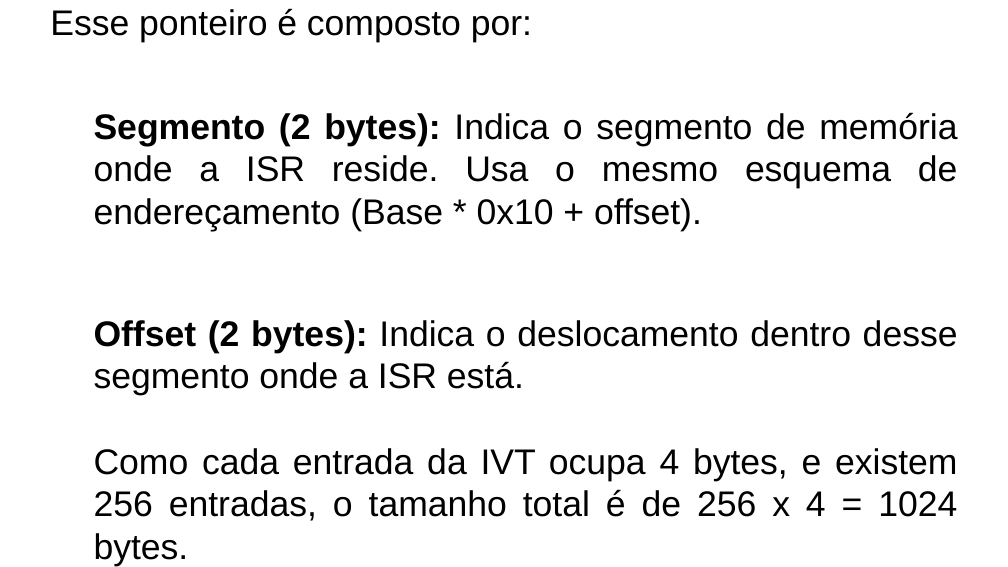
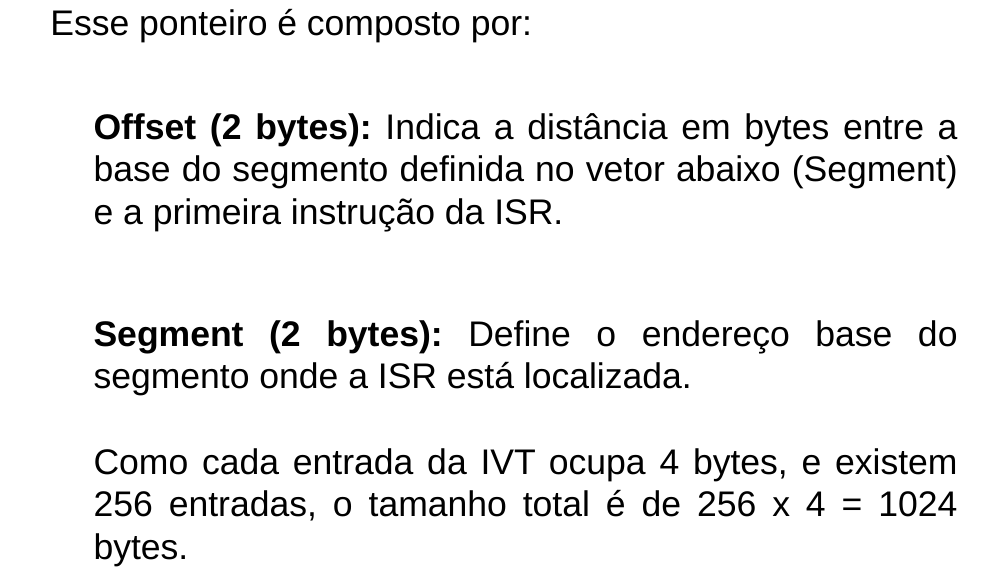
Before and after one commit to LeandroApAlmeida/Bootloader, a slide deck: slide 21 of doc/Fakenix.odp. Drawn at 1008x567 pixels with LibreOffice and Linux fonts; fonts in the diff are those of the drawing. Boxes give left, top, right and bottom in pixels: in the first picture for what was removed or moved away, otherwise in the second. Text is boxed around its words. In the diff, an @@ line names an element or a change of style, - is before the commit and + after.

```diff
--- a/doc/Fakenix.odp
+++ b/doc/Fakenix.odp
@@ text at [94, 113, 958, 396]: text changed @@
-Segmento (2 bytes): Indica o segmento de memória onde a ISR reside. Usa o mesmo esquema de endereçamento (Base * 0x10 + offset).
-Offset (2 bytes): Indica o deslocamento dentro desse segmento onde a ISR está.
+Offset (2 bytes): Indica a distância em bytes entre a base do segmento definida no vetor abaixo (Segment) e a primeira instrução da ISR.
+Segment (2 bytes): Define o endereço base do segmento onde a ISR está localizada.
```
Also in this commit, not shown: 4 other files.
